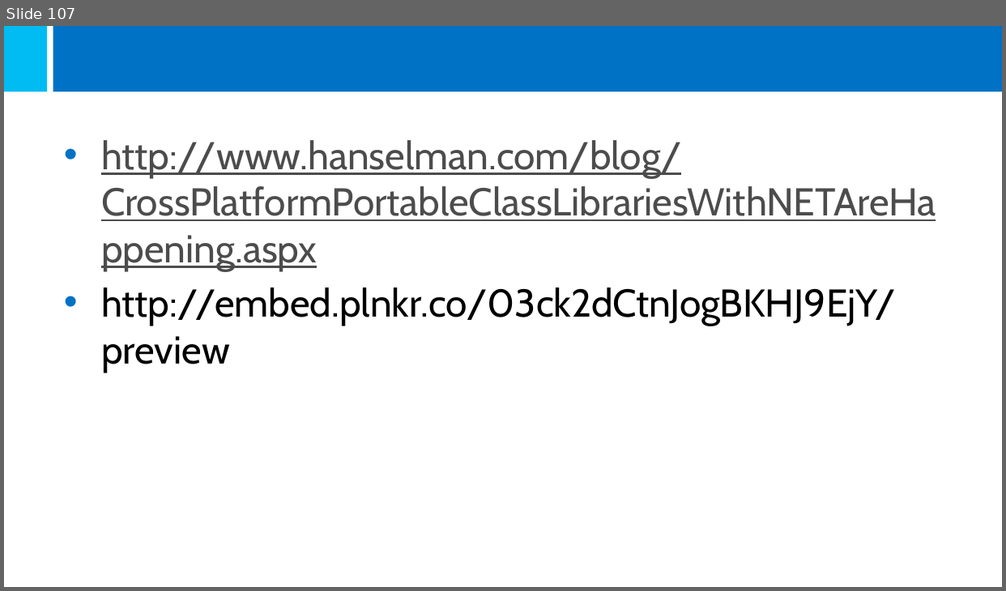
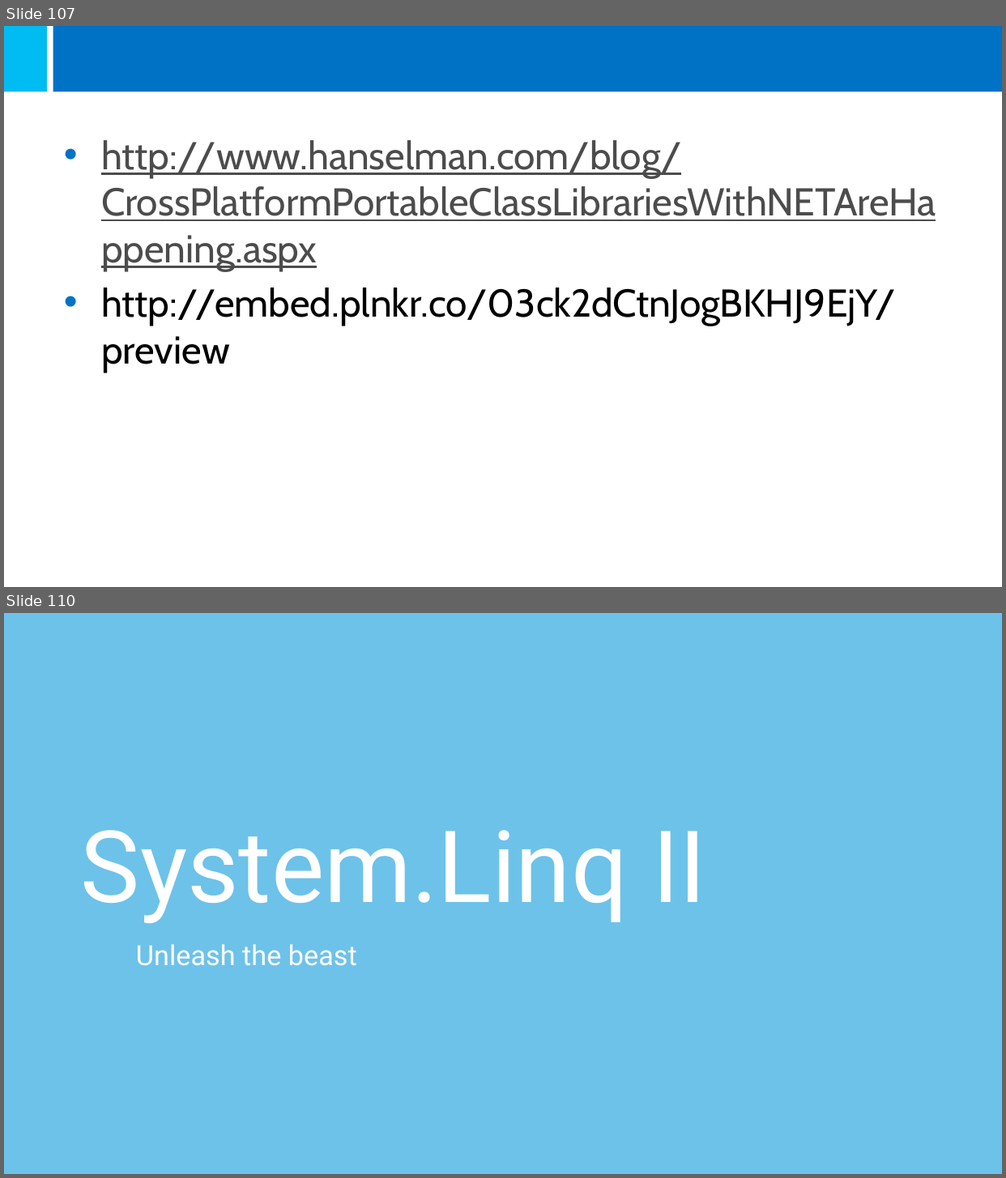
Before and after one commit to jmmortega/CSharpCourse, a slide deck: StudentPresentation.pptx. Shown one above the other, each under a label of ours: slide 107 before the commit, slides 107 and 110 after it; the slides between them are not shown. The pictures are 1006x591 and 1006x1178 pixels, drawn with LibreOffice and Linux fonts; fonts in the diff are those of the drawing; background and template pictures are left out. Boxes give left, top, right and bottom in pixels: in the first picture for what was removed or moved away, otherwise in the second. Text is boxed around its words. In the diff, an @@ line names an element or a change of style, - is before the commit and + after.

```diff
--- a/StudentPresentation.pptx
+++ b/StudentPresentation.pptx
@@ slide 110 added at bbox=[4, 613, 1002, 1174], background #FFFFFF @@
@@ rectangle added at bbox=[4, 613, 1002, 1174], fill #6DC2E9 @@
@@ title added at bbox=[81, 830, 707, 924], 72 pt, text #FFFFFF @@
+System.Linq II
@@ text added at bbox=[136, 944, 357, 966], 20 pt, text #FFFFFF @@
+Unleash the beast
```
Also in this commit, not shown: 1 slide changed, 34 other slides added, 7 other files.
